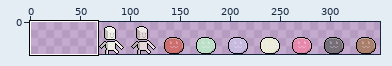
Two versions of one sprite sheet, gfx/ChibiUltica/ChibiNormalMonsterMSC.png. The picture above shows the old version from afar; the outline marks the close-up.
Close-up. The starting point:
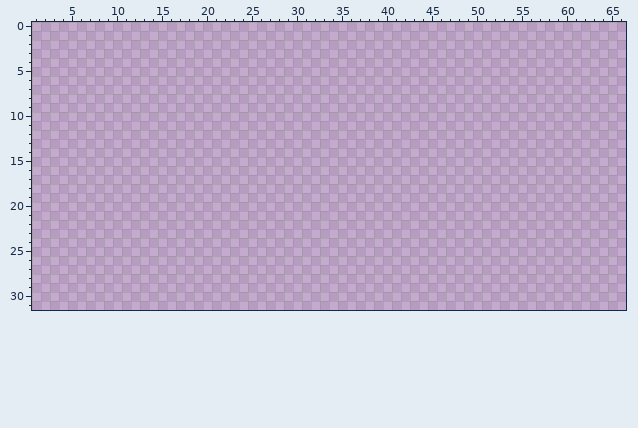
The file is 512x32 pixels. Colours within 5 levels of each other are drawn and written as one. Shown: x 1..66, y 0..31. The old version is drawn lined up with the new one. The wide view leaves out empty margins.
And afterwards:
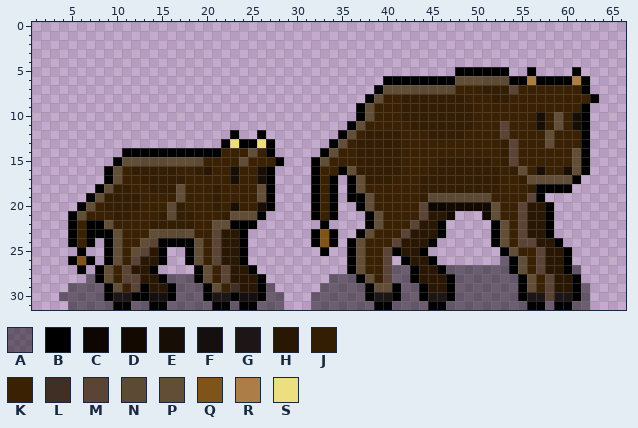
Palette (. is transparent): A #00000073  B #000000  C #0e0601  D #140901  E #170f05  F #150f0f  G #1e1616  H #291703  J #331d03  K #3b2104  L #402f25  M #5b4435  N #5c4a35  P #624d36  Q #7f5419  R #ad7d48  S #eddf80
Difference:
whole drawing moved by +64,+0 (the old picture is shown already moved)
y 5: x 48..53 ...... -> BBBBBB; x 56 . -> B; x 61 . -> B
y 6: x 40..62 ....................... -> BBBBBBBBPPPNNNBBRBBBBRB
y 7: x 39..62 ........................ -> BPPPNNNNNKKKJJJMKKKKKKKB
y 8: x 38..63 .......................... -> BPKKJJJJJJJKKKJJKKKKKKKKKB
y 9: x 37..62 .......................... -> BPKKKJJJJJJJJKKKKKKKKKKKKB
y 10: x 37..62 .......................... -> BPKKKJJJJJJJJKKKKKKKEKPKEB
y 11: x 36..62 ........................... -> BPKKKKKJJJJJJJKKKMKKKEKPKEB
y 12: x 23 . -> B; x 26 . -> B; x 35..62 ............................ -> BPKJJJJKKKJJJJKKKKMKKKKPKKKB
y 13: x 22..27 ...... -> BSBBSB; x 34..62 ............................. -> BPKJJJJJKKKKKKKKKKKJMKKKPKKKB
y 14: x 11..27 ................. -> BBBBBBBBBBBKKKPKB; x 33..62 .............................. -> BPKKJJJJJKKKKKKKKKKKJMKKKKKKPB
y 15: x 10..28 ................... -> BPPNNNPPPNKKKKPKKKB; x 32..62 ............................... -> BPKKKJJJJJKKKKJJJJJJKJMKKKKKKPB
y 16: x 9..27 ................... -> BPKJJJJJKKJHKKEKKEB; x 32..62 ............................... -> BKKBPJJJJJKKKJJJJJJJJKJPKEKKEPB
y 17: x 9..27 ................... -> BPKKJJJJJKKKKKEKKEB; x 32..34 ... -> BKB; x 36..61 .......................... -> BPJJJKKKJJJJJJJJJKKJPPPPPB
y 18: x 8..27 .................... -> BPJJKKJJJPKKKJKKKKPB; x 32..34 ... -> BKB; x 36..60 ......................... -> BPKKKKKKJJJJJJJJJKKKJBBBB
y 19: x 7..27 ..................... -> BPJJJJKKKKPKKKJKKKKPB; x 32..34 ... -> BKB; x 36..57 ...................... -> BBPKKKKKJNNNNNNNKKKKMB
y 20: x 6..27 ...................... -> BPKJJJJKKKNJKKKJKEKKEB; x 32..34 ... -> BKB; x 37..58 ...................... -> BPKKKKKMCCDDDDDPKKMHHB
y 21: x 5..26 ...................... -> BPKKKJJKKKJNJJKKKJPPPB; x 32..34 ... -> BKB; x 38..47 .......... -> BPKKKKMHHD; x 51..58 ........ -> DPKKMHHB
y 22: x 5..25 ..................... -> BKBBPKKKKJJJJJKKPPBBB; x 33 . -> B; x 38..46 ......... -> BPKKKMHHB; x 52..58 ....... -> BPKMHHB
y 23: x 5..24 .................... -> BKBBBPKKKPNNNPKKMHHB; x 32..34 ... -> BQB; x 37..46 .......... -> BPKKKMHHHB; x 52..58 ....... -> BPKMHHB
y 24: x 5..7 ... -> BKB; x 9..24 ................ -> BPKKPMBBBBPKMHHB; x 32..34 ... -> BQB; x 36..45 .......... -> BPKKKMHHHB; x 52..59 ........ -> BPKMMHHB
y 25: x 6 . -> B; x 9..15 ....... -> BPKPMHB; x 18..24 ....... -> BPKMHHB; x 33 . -> B; x 36..44 ......... -> BPKKMBHHB; x 53..60 ........ -> BPKKMHHB
y 26: x 5..7 ... -> BQB; x 9..15 ....... -> BPKMHHB; x 18..24 ....... -> BPKMHHB; x 36..40 ..... -> BPKKM; x 42..45 .... -> BHHB; x 53..60 ........ -> ABPKMHHB
y 27: x 6 . -> B; x 8..14 ....... -> BPKMHHB; x 19..25 ....... -> BPKMHHB; x 36..61 .......................... -> BPKKMAABHHBAAAAAAABPKMHHBA
y 28: x 7..26 .................... -> ABPKMMHHBAAABPKMHHHB; x 34..61 ............................ -> AAABPKMAABHHHBAAAAAAABPKMHHB
y 29: x 5..27 ....................... -> AAAABPKMBHHBAAABPKLHHBA; x 33..62 .............................. -> AAAAABPPBAABHHBAAAAAAABPKMHHBA
y 30: x 4..28 ......................... -> AAAAABGGBBFFBAAABGGBFFBAA; x 32..62 ............................... -> AAAAAABGGBAABGGBAAAAAAABGGMGGBA
y 31: x 5..28 ........................ -> AAAAABBAABBAAAAABBABBAAA; x 32..62 ............................... -> AAAAAAABBAAAABBAAAAAAAAABBABBAA
